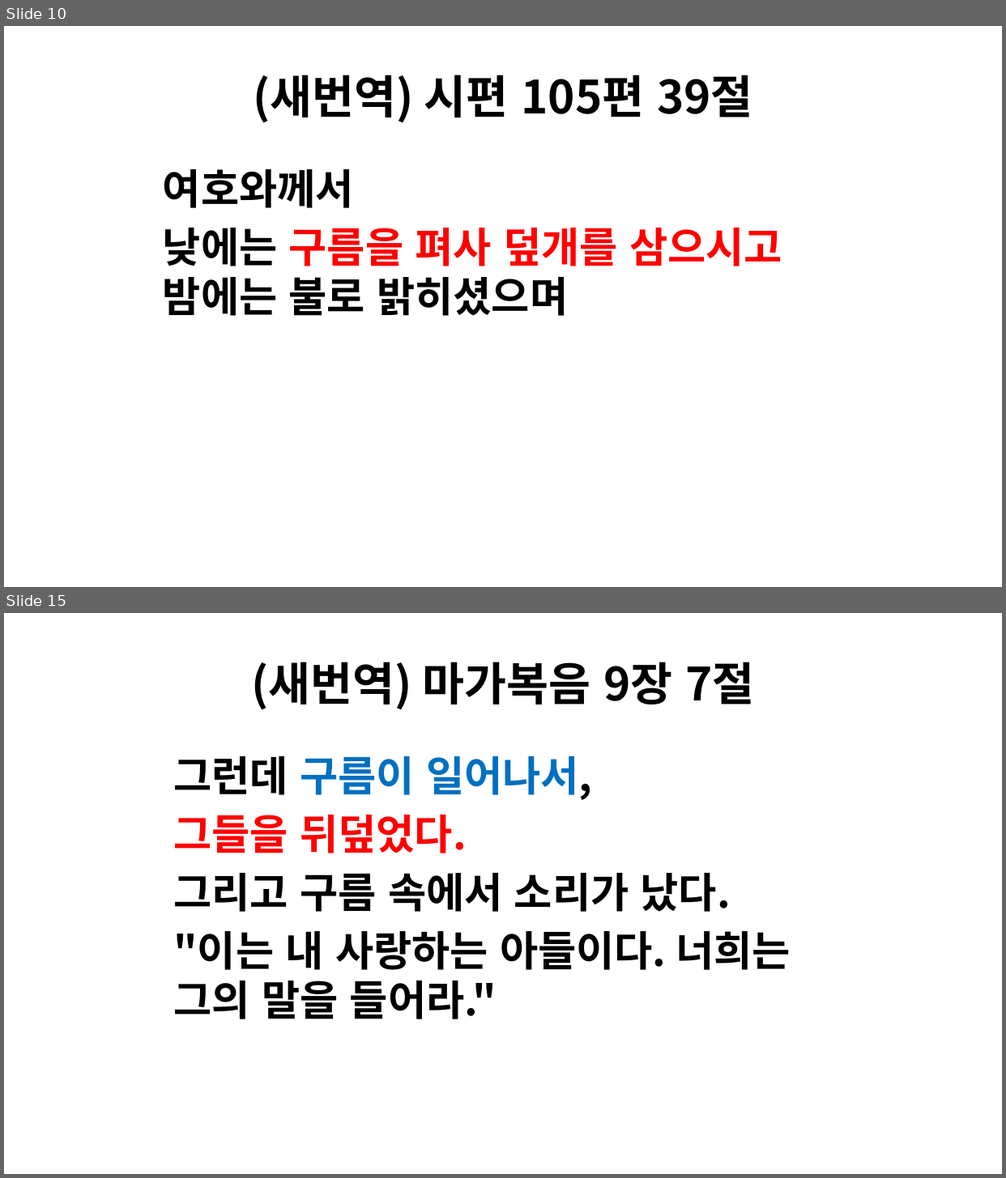
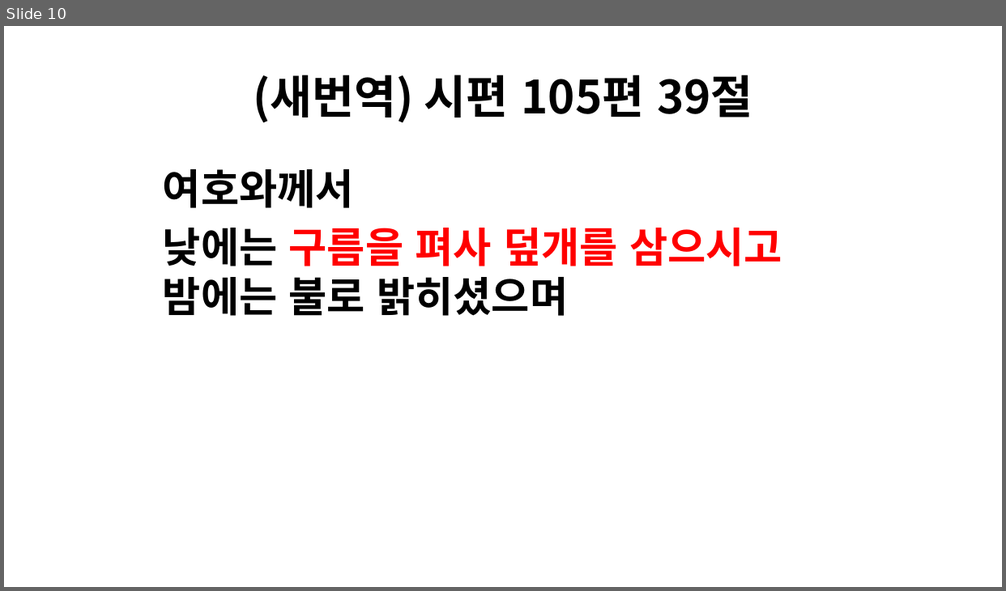
Before and after one commit to littleflame83/hong-bridge, a slide deck: files/cloud-or-fire-pillar.pptx. Shown one above the other, each under a label of ours: slides 10 and 15 before the commit, slide 10 after it; the slides between them are not shown. The pictures are 1006x1178 and 1006x591 pixels, drawn with LibreOffice and Linux fonts; fonts in the diff are those of the drawing. Boxes give left, top, right and bottom in pixels: in the first picture for what was removed or moved away, otherwise in the second. Text is boxed around its words. In the diff, an @@ line names an element or a change of style, - is before the commit and + after.

```diff
--- a/files/cloud-or-fire-pillar.pptx
+++ b/files/cloud-or-fire-pillar.pptx
@@ slide 15 removed at <box>4,613,1002,1174</box>, background #FFFFFF @@
@@ title removed at <box>251,662,755,710</box> @@
-(새번역) 마가복음 9장 7절
@@ text removed at <box>173,756,791,1020</box> @@
-그런데 구름이 일어나서,
-그들을 뒤덮었다.
-그리고 구름 속에서 소리가 났다.
-"이는 내 사랑하는 아들이다. 너희는 그의 말을 들어라."
```
Also in this commit, not shown: 4 other slides removed.
